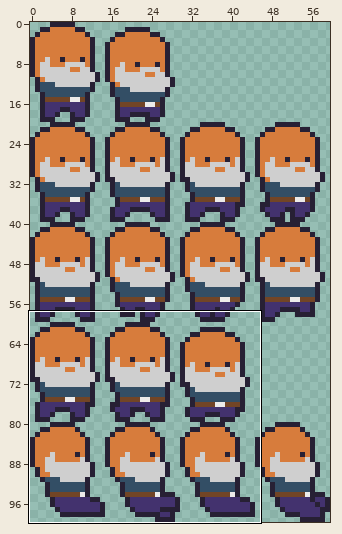
One commit to this sprite sheet: Assets/Sprites/Player/player_diffuse.png. The first picture is a wide view before the edit; the outline marks the close-up.
Close-up. As it was:
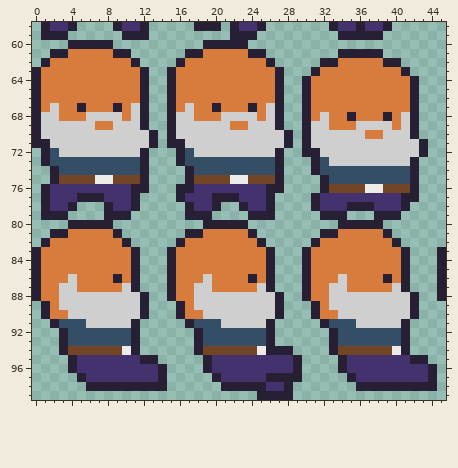
The file is 60x100 pixels. Shown: x 0..45, y 58..99.
The result:
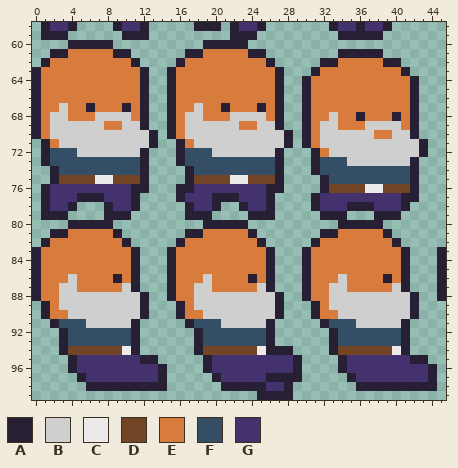
Palette (. is transparent): A #272034  B #cfcfcf  C #edebe9  D #724526  E #d77c3c  F #334e65  G #43326e
What changed:
The edit turns colour E into colour A in row 67 at x 6, 10, 21 and 25; in row 68 at x 36 and 40.
The edit turns colour E into colour B in row 67 at x 3 and 18; in row 68 at x 3, 10, 18, 25 and 33; in row 69 at x 7, 22, 33 and 40; in row 70 at x 37.
The edit turns colour A into colour E in row 67 at x 5, 9, 20 and 24; in row 68 at x 35 and 39.
The edit turns colour B into colour E in row 67 at x 2, 11, 17 and 26; in row 68 at x 1, 6, 11, 16, 21, 26, 32 and 41; in row 69 at x 1, 9, 16, 24, 31, 36 and 41; in row 70 at x 1, 16, 31 and 39; in row 71 at x 2, 17 and 31; in row 72 at x 32.
The edit turns colour B into colour F in row 72 at x 3 to 4 and 18 to 19; in row 73 at x 33 to 34.
Colour A is gone in row 71 at x 0 and 15; in row 72 at x 30.
Boxes around the changes in both close-ups, in picture pixels (x1, y1, x2, y2):
changed: (32, 103, 140, 157)
changed: (167, 103, 275, 157)
changed: (302, 112, 410, 166)
